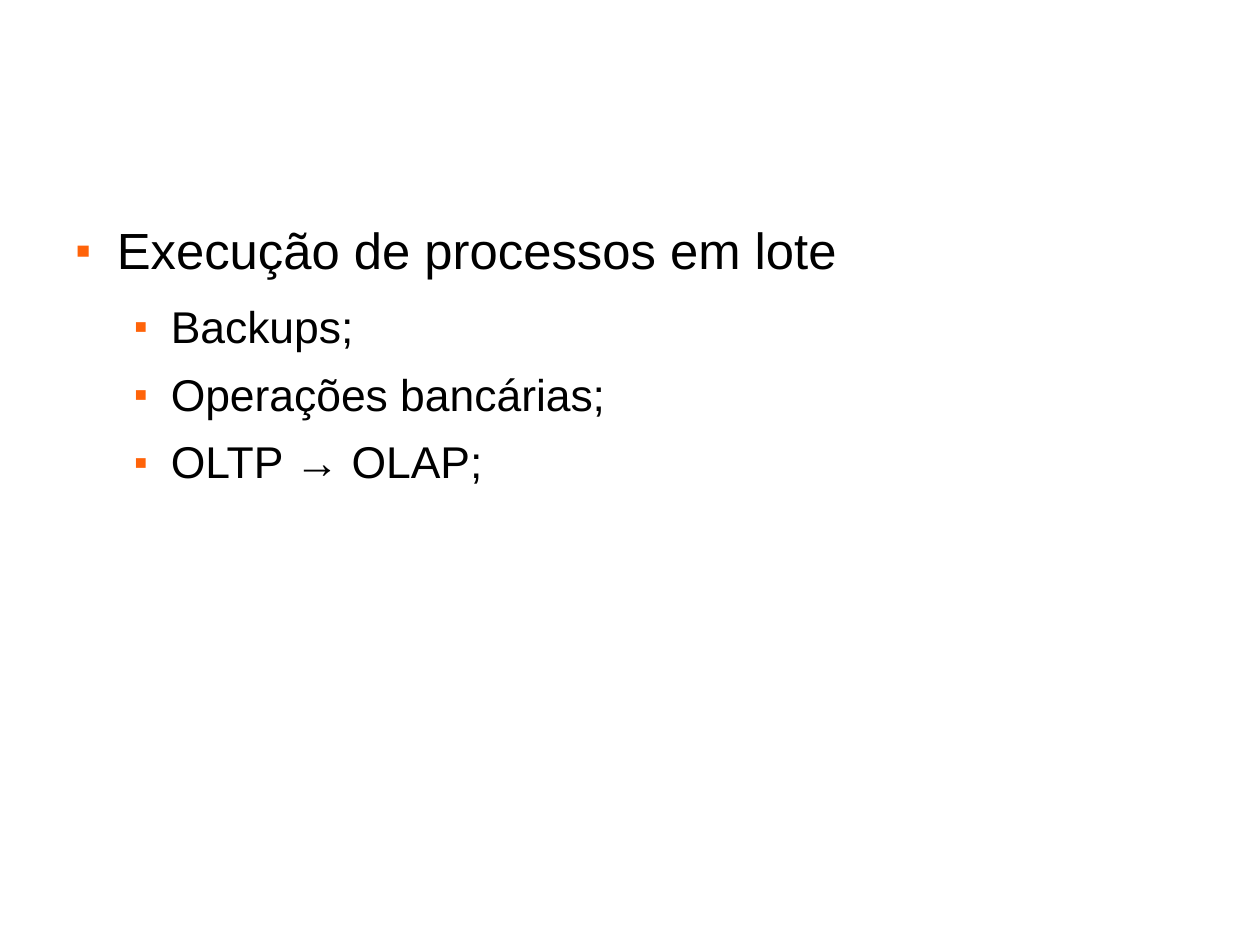
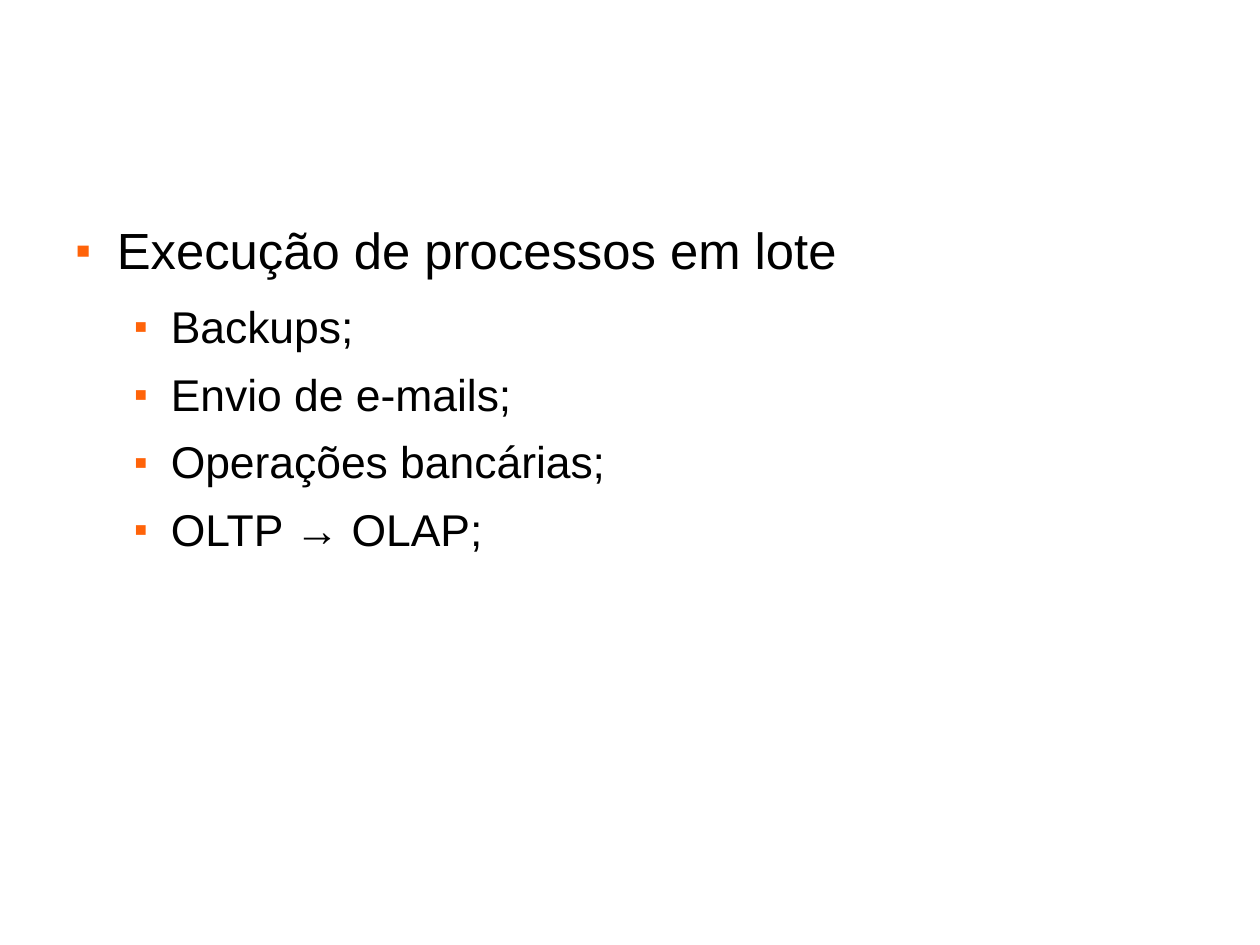
Before and after one commit to processboss/assembla-tcc-pre-projeto, a slide deck: slide 4 of doc/Documentação/Apresentação.ppt. Drawn at 1260x945 pixels with LibreOffice and Linux fonts; fonts in the diff are those of the drawing; background and template pictures are left out. Boxes give left, top, right and bottom in pixels: in the first picture for what was removed or moved away, otherwise in the second. Text is boxed around its words. In the diff, an @@ line names an element or a change of style, - is before the commit and + after.

```diff
--- a/doc/Documentação/Apresentação.ppt
+++ b/doc/Documentação/Apresentação.ppt
@@ text at [171,378,511,417]: paragraph added @@
+  ■ Envio de e-mails;
```
Also in this commit, not shown: 1 other slide changed, 3 slides added, 1 slide removed, 3 other files.
